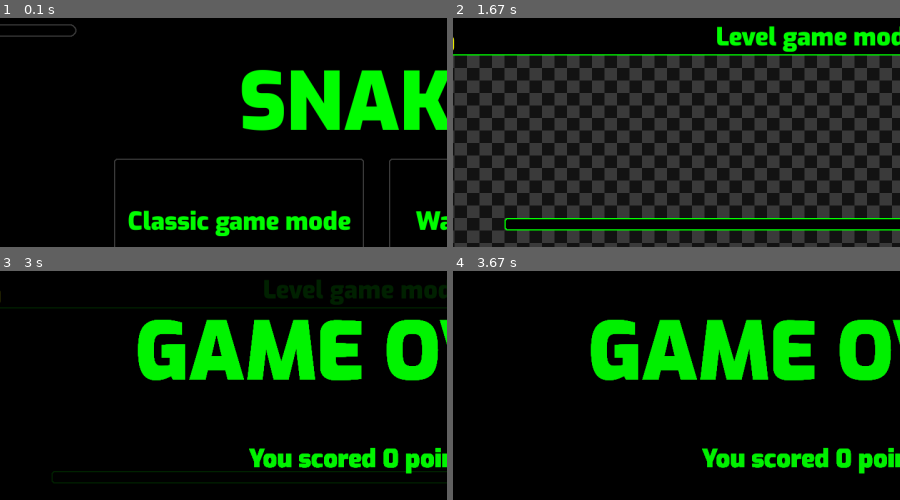
Above: before the commit, frames 1-4 (two rows, left to right).
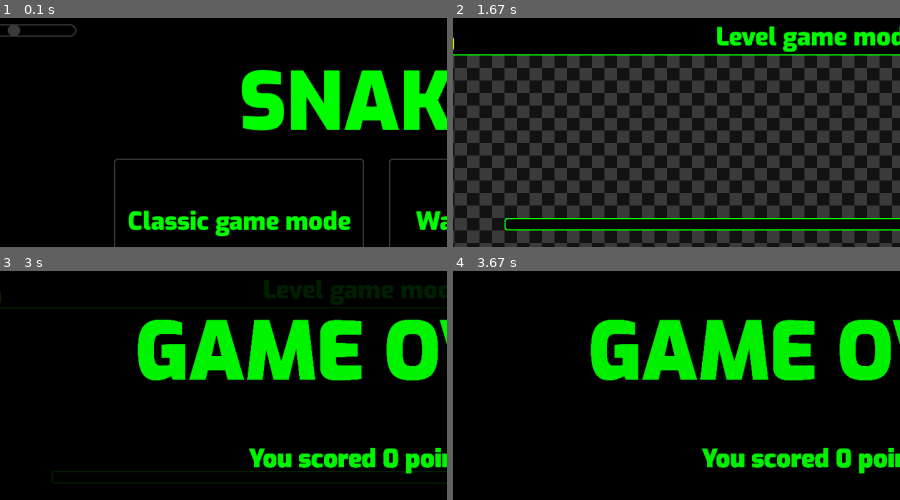
Above: after the commit, the same moments.

Repository: clemleri/Snake_pygame
Game: pygame game, started from Main.py
The game is run twice, just before and just after one commit, with the same random seed, the same clock (stepped at 60 frames per second) and the same inputs.
Inputs (mouse positions are % of the whole screen's width and height, from its top left):
- Up to frame 1 (0.1 s): no input
- Up to frame 2 (1.67 s): click (36, 77) at 0.38 s; tap Enter at 0.67 s; hold Right 1.07-1.53 s; move the mouse to (68, 64) at 1.1 s; hold Up from 1.57 s (still down); move the mouse to (72, 38) at 1.6 s
- Up to frame 3 (3 s): release Up at 2.03 s; press the mouse at (54, 86) at 2.1 s; move the mouse to (36, 59) at 2.2 s; move the mouse to (18, 32) at 2.3 s; release the mouse at (18, 32) at 2.33 s; press the mouse at (54, 86) at 2.43 s; move the mouse to (70, 82) at 2.53 s; move the mouse to (85, 79) at 2.63 s; release the mouse at (85, 79) at 2.67 s
- Up to frame 4 (3.67 s): no input
The pictures show only the part of the screen within x 10-60%, y 0-50%; the shares and areas given below are measured in that part.

The runs differ from the first frame. In frame 1, 0.1% of the frame differs, in the area x 1-5%, y 3-8%; in frame 2, nothing differs; in frame 3, less than 0.1%; in frame 4, less than 0.1%.

Commit message:
sound setting almost working

Diff:
--- a/Main.py
+++ b/Main.py
@@ -59,24 +59,24 @@
     else:
       return False
 
-sound_button = False
-def setting_sound(event,button):
+def setting_sound(event,x_circle,y_circle,sound_bool,soustract_x,radius=10):
   mouse = pygame.mouse.get_pos()
-  if event.type == pygame.MOUSEBUTTONDOWN:
-    distance = ((button.x - mouse[0]) ** 2 + (button.y - mouse[1]) ** 2) ** 0.5
-    if distance <= button.width/2:
-      sound_button = True
-      soustract_x = mouse[0] - button.x
+  distance = ((x_circle - mouse[0]) ** 2 + (y_circle - mouse[1]) ** 2) ** 0.5
+  if distance <= radius or sound_bool == True:
+    if event.type == pygame.MOUSEBUTTONDOWN:
+      sound_bool = True
+      soustract_x = mouse[0] - x_circle
     elif event.type == pygame.MOUSEBUTTONUP:
-      if event.type == 1:
-          sound_button = False
+        sound_bool = False
     elif event.type == pygame.MOUSEMOTION:
-      if sound_button:
+      if sound_bool == True and 70 <= x_circle <= 250:
         mouse = pygame.mouse.get_pos()
-        button.x = mouse[0] - soustract_x
-  button.draw_button()
-  pygame.display.update((0,0,200,50))
-
+        x_circle = mouse[0] - soustract_x
+        pygame.draw.rect(screen,color_black,(button_sound.x+2,button_sound.y+2,button_sound.width-2,button_sound.height-4),0,20)
+        circle((x_circle,y_circle),color_grey)
+        pygame.display.update((60,10,200,20))
+
+  return sound_bool,soustract_x
 #------------------------------------function Game mode with the classic snake-------------------------------------
 def Snake_classic_function():
   obj_snake_classic.snake_interface()
@@ -273,6 +273,10 @@
 
 background_theme.play(-1)
 
+def circle(coord,color,radius=10):
+  pygame.draw.circle(screen,color,coord,radius)
+(x_circle,y_circle) = (160,20)
+
 button_Classic = Main_window(320,225,"Classic game mode",Snake_classic_function)
 button_Wall = Main_window(760,225,"Wall game mode",Snake_wall_function)
 button_Level = Main_window(320,465,"Level game mode",Snake_level_function)
@@ -283,9 +287,10 @@
 button_quit = Main_window(760,425,"Quit",None)
 button_sound = Main_window(60,10,"",setting_sound,200,20,20)
 button_sound.draw_button()
+circle((x_circle,y_circle),color_grey)
+
 pygame.draw.circle(screen,color_grey,(27,25),20)
 screen.blit(image_volume,(10,10))
-
 
 #------------------------------------------function drawing the main window-----------------------------------------
 def draw_main_window(lst_object):
@@ -308,17 +313,17 @@
 pygame.display.update()
 
 #-----------------------------------------------Main loop of the game-----------------------------------------------
-def main_loop(running,lst_object):
+def main_loop(running,lst_object,sound_boolean,soustract_x):
   draw_main_window(lst_object_button)
   while running:
     clock.tick(FPS)
     mouse = pygame.mouse.get_pos()
     for event in pygame.event.get():
-      setting_sound(event,button_sound)
+      sound_boolean, soustract_x = setting_sound(event,x_circle,y_circle,sound_boolean,soustract_x)
       if event.type == pygame.QUIT:
         running = False
       for object in lst_object:
         if object.hover_button(mouse) == True:
           object.click_button()
 
-main_loop(True,lst_object_button)
+main_loop(True,lst_object_button,False,0)
